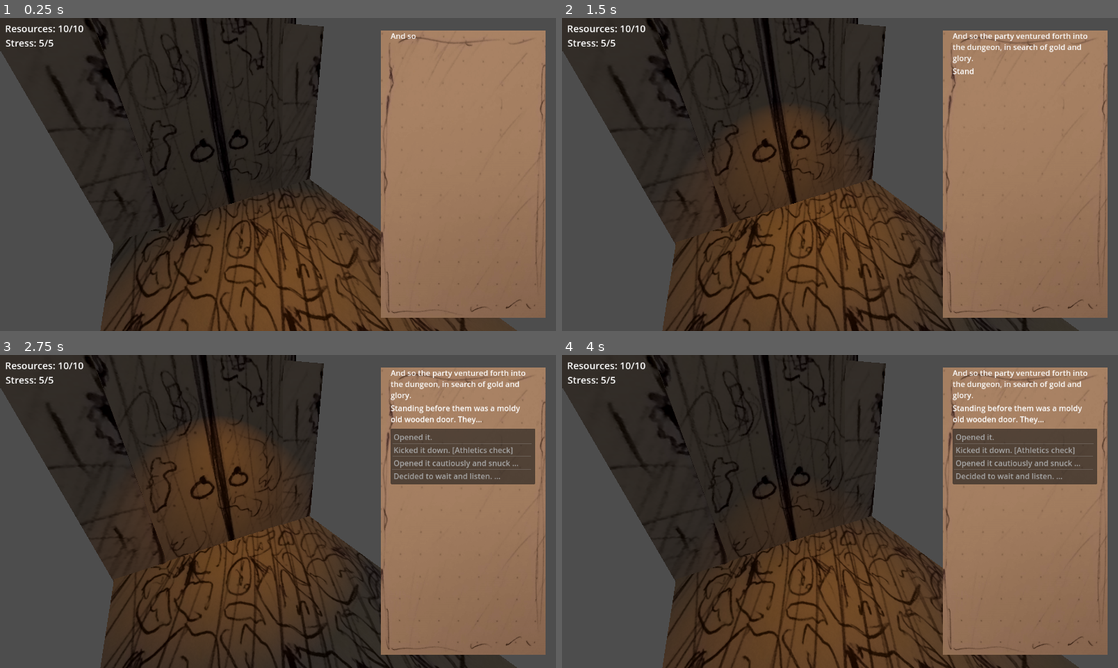
Above: before the commit, frames 1-4 (two rows, left to right).
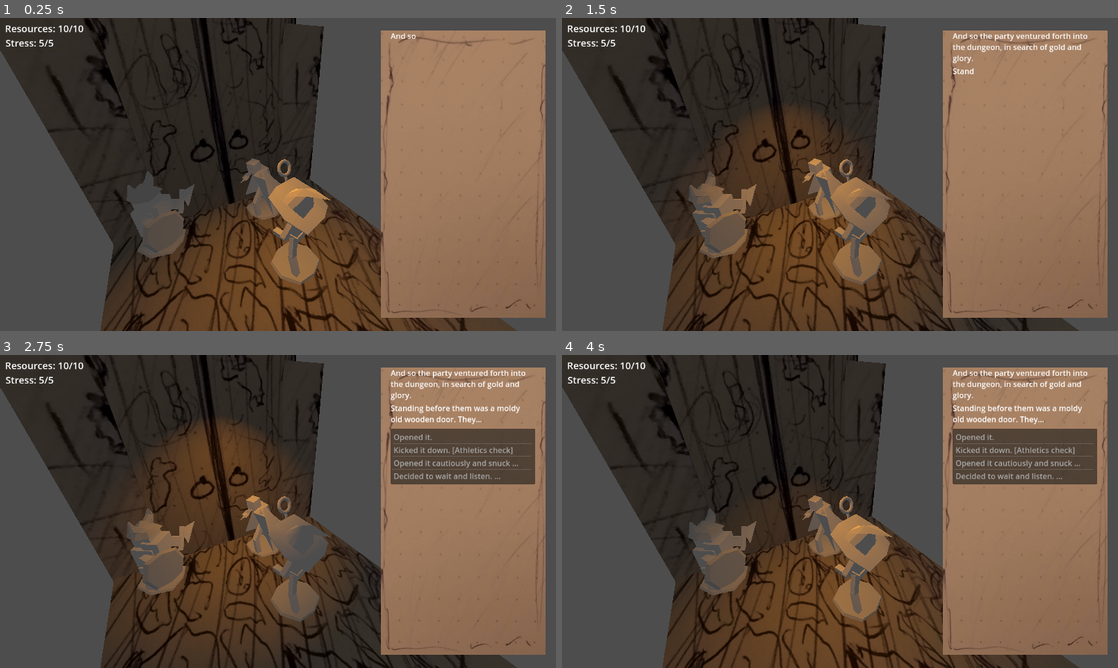
Above: after the commit, the same moments.

Repository: Jollista/Brackeys-Jam-2024.1
Game: Godot game, scene res://Dialogue/TestScene/3d_test_scene.tscn
The game is run twice, just before and just after one commit, with the same random seed, the same clock (stepped at 60 frames per second) and the same inputs. The project has no main scene, so this scene is started directly.
Inputs (mouse positions are in pixels of both pictures, inside the frame that each line leads up to):
- Up to frame 1 (0.25 s): no input
- Up to frame 2 (1.5 s): move the mouse to (962, 158) at 0.52 s; click (962, 158) at 0.6 s; move the mouse to (728, 190) at 1.27 s; click (728, 190) at 1.35 s
- Up to frame 3 (2.75 s): move the mouse to (333, 442) at 2.02 s; click (333, 442) at 2.1 s
- Up to frame 4 (4 s): tap Enter at 2.75 s; move the mouse to (812, 574) at 2.77 s; click (812, 574) at 2.85 s; move the mouse to (1006, 558) at 3.52 s; click (1006, 558) at 3.6 s

The runs differ from the first frame. In frame 1, 5.1% of the frame differs, in the area x 22-60%, y 44-86%; in frame 2, 5.1%; in frame 3, 5.1%; in frame 4, 5.1%.

Commit message:
Imported miniature models

Diff:
--- a/Dialogue/TestScene/3d_test_scene.tscn
+++ b/Dialogue/TestScene/3d_test_scene.tscn
@@ -12,10 +12,40 @@
 [ext_resource type="Texture2D" uid="uid://cy0i0ti6uwqsd" path="res://Assets/Images/door.png" id="10_crh61"]
 [ext_resource type="Texture2D" uid="uid://cgd4lt0keas64" path="res://Assets/Images/pillar.png" id="11_0qvy2"]
 [ext_resource type="Texture2D" uid="uid://d1lxwtciuvrmk" path="res://Assets/Images/floor.jpg" id="11_n5m0w"]
+[ext_resource type="PackedScene" uid="uid://c7n025dlsb8rb" path="res://Assets/Models/Duri.glb" id="13_hfyna"]
+[ext_resource type="PackedScene" uid="uid://c02v2xlpnk1p8" path="res://Assets/Models/Magnus.glb" id="14_on7ss"]
+[ext_resource type="PackedScene" uid="uid://cpnkvqk0wncdq" path="res://Assets/Models/Morgan.glb" id="15_6tmyu"]
 
 [sub_resource type="Environment" id="Environment_7f3yn"]
 volumetric_fog_enabled = true
 volumetric_fog_density = 0.0105
+
+[sub_resource type="Animation" id="Animation_645hf"]
+length = 0.001
+tracks/0/type = "value"
+tracks/0/imported = false
+tracks/0/enabled = true
+tracks/0/path = NodePath(".:rotation")
+tracks/0/interp = 1
+tracks/0/loop_wrap = true
+tracks/0/keys = {
+"times": PackedFloat32Array(0),
+"transitions": PackedFloat32Array(1),
+"update": 0,
+"values": [Vector3(-1.5708, 0, 0)]
+}
+tracks/1/type = "value"
+tracks/1/imported = false
+tracks/1/enabled = true
+tracks/1/path = NodePath(".:light_energy")
+tracks/1/interp = 1
+tracks/1/loop_wrap = true
+tracks/1/keys = {
+"times": PackedFloat32Array(0),
+"transitions": PackedFloat32Array(1),
+"update": 0,
+"values": [3.494]
+}
 
 [sub_resource type="Animation" id="Animation_1mkfo"]
 resource_name = "swing"
@@ -44,33 +74,6 @@
 "transitions": PackedFloat32Array(1, 1, 1, 1, 1, 1, 1, 1, 1, 1),
 "update": 0,
 "values": [3.494, 2.961, 3.494, 3.494, 2.961, 3.494, 2.961, 3.494, 2.961, 3.494]
-}
-
-[sub_resource type="Animation" id="Animation_645hf"]
-length = 0.001
-tracks/0/type = "value"
-tracks/0/imported = false
-tracks/0/enabled = true
-tracks/0/path = NodePath(".:rotation")
-tracks/0/interp = 1
-tracks/0/loop_wrap = true
-tracks/0/keys = {
-"times": PackedFloat32Array(0),
-"transitions": PackedFloat32Array(1),
-"update": 0,
-"values": [Vector3(-1.5708, 0, 0)]
-}
-tracks/1/type = "value"
-tracks/1/imported = false
-tracks/1/enabled = true
-tracks/1/path = NodePath(".:light_energy")
-tracks/1/interp = 1
-tracks/1/loop_wrap = true
-tracks/1/keys = {
-"times": PackedFloat32Array(0),
-"transitions": PackedFloat32Array(1),
-"update": 0,
-"values": [3.494]
 }
 
 [sub_resource type="AnimationLibrary" id="AnimationLibrary_dsd7q"]
@@ -172,3 +175,12 @@
 transform = Transform3D(2.5, 0, 0, 0, 10.08, 0, 0, 0, 1, -5, 4.5, 4)
 material_override = SubResource("StandardMaterial3D_3a8bf")
 mesh = SubResource("BoxMesh_m8drv")
+
+[node name="Duri" parent="." instance=ExtResource("13_hfyna")]
+transform = Transform3D(-0.19699, 0, 0.980406, 0, 1, 0, -0.980406, 0, -0.19699, -1.66225, 0, 2.15435)
+
+[node name="Magnus" parent="." instance=ExtResource("14_on7ss")]
+transform = Transform3D(-0.557919, 0, -0.829895, 0, 1, 0, 0.829895, 0, -0.557919, 4.01272, 0, 2.39663)
+
+[node name="Morgan" parent="." instance=ExtResource("15_6tmyu")]
+transform = Transform3D(0.930341, 0, 0.366696, 0, 1, 0, -0.366696, 0, 0.930341, -1.14795, 0, -2)
--- a/project.godot
+++ b/project.godot
@@ -26,6 +26,10 @@
 window/size/window_height_override=1080
 window/stretch/mode="viewport"
 
+[filesystem]
+
+import/fbx/enabled=false
+
 [input]
 
 interact={
Binary file added: Assets/Duri.fbx
Binary file added: Assets/Models/Duri.glb
Not shown, added: Assets/Models/Duri.glb.import
Binary file added: Assets/Models/Magnus.glb
Not shown, added: Assets/Models/Magnus.glb.import
Binary file added: Assets/Models/Morgan.glb
Not shown, added: Assets/Models/Morgan.glb.import
Not shown: 1 places in Dialogue/TestScene/3d_test_scene.tscn that only renumber resources
